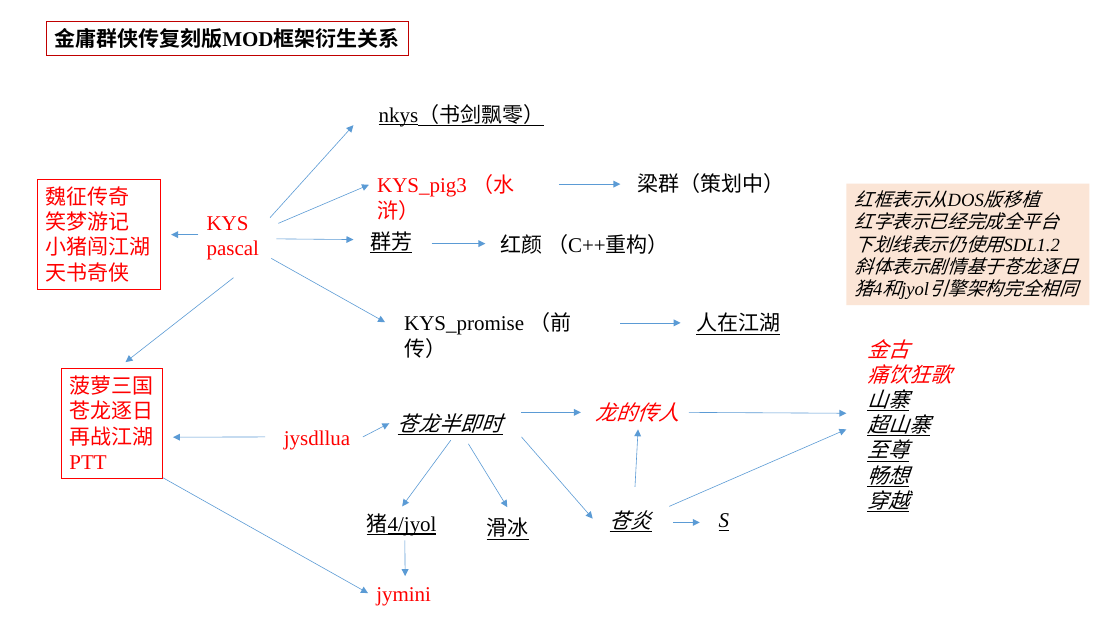
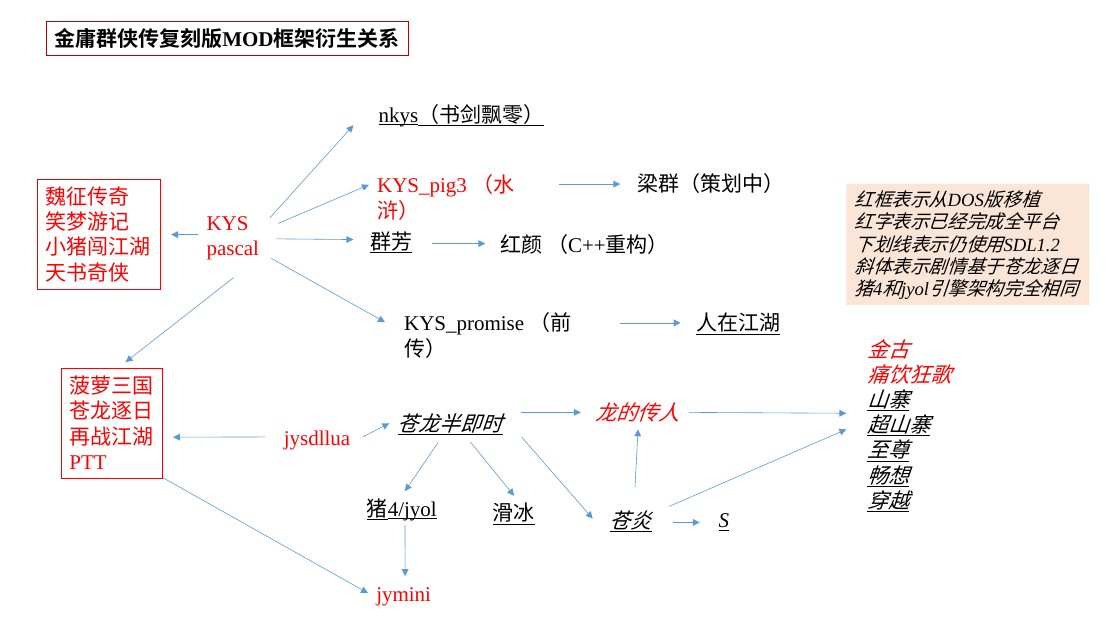
Before and after one commit to scarsty/kys-pascal, a slide deck: slide 1 of 引擎沿革.pptx. Drawn at 1120x630 pixels with LibreOffice and Linux fonts; fonts in the diff are those of the drawing. Boxes give left, top, right and bottom in pixels: in the first picture for what was removed or moved away, otherwise in the second. Text is boxed around its words. In the diff, an @@ line names an element or a change of style, - is before the commit and + after.

Commit message:
微调了滑冰传的出处

```diff
--- a/引擎沿革.pptx
+++ b/引擎沿革.pptx
@@ arrow moved from (451, 440) - (402, 507) to (439, 443) - (405, 492) @@
@@ arrow moved from (469, 444) - (507, 507) to (471, 443) - (514, 496) @@
@@ text "猪4/jyol": place and size @@
-text "猪4/jyol" at <box>367,513,437,536</box>
+text "猪4/jyol" at <box>367,498,437,521</box>
@@ text "滑冰": place and size @@
-text "滑冰" at <box>487,517,529,540</box>
+text "滑冰" at <box>493,502,535,525</box>
@@ arrow moved from (405, 540) - (405, 576) to (405, 525) - (405, 576) @@
```
